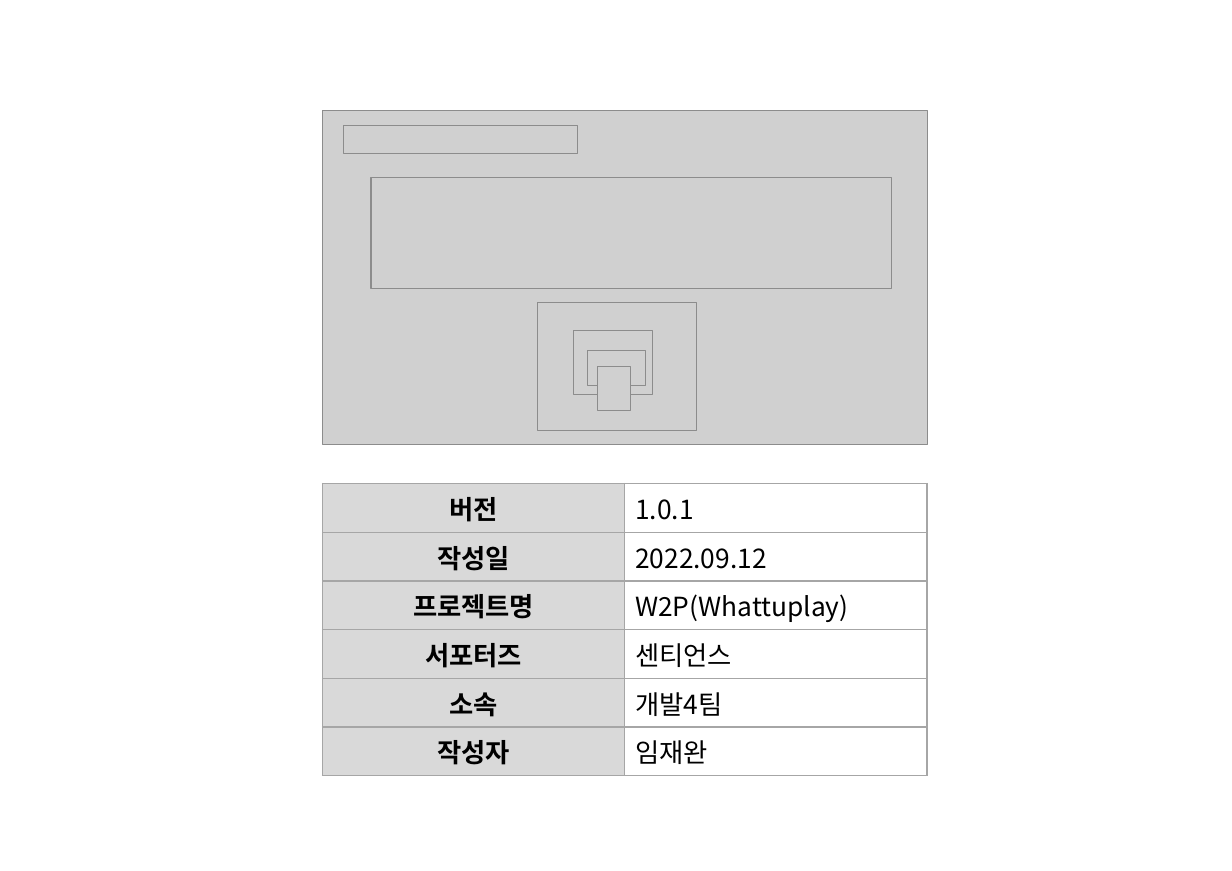
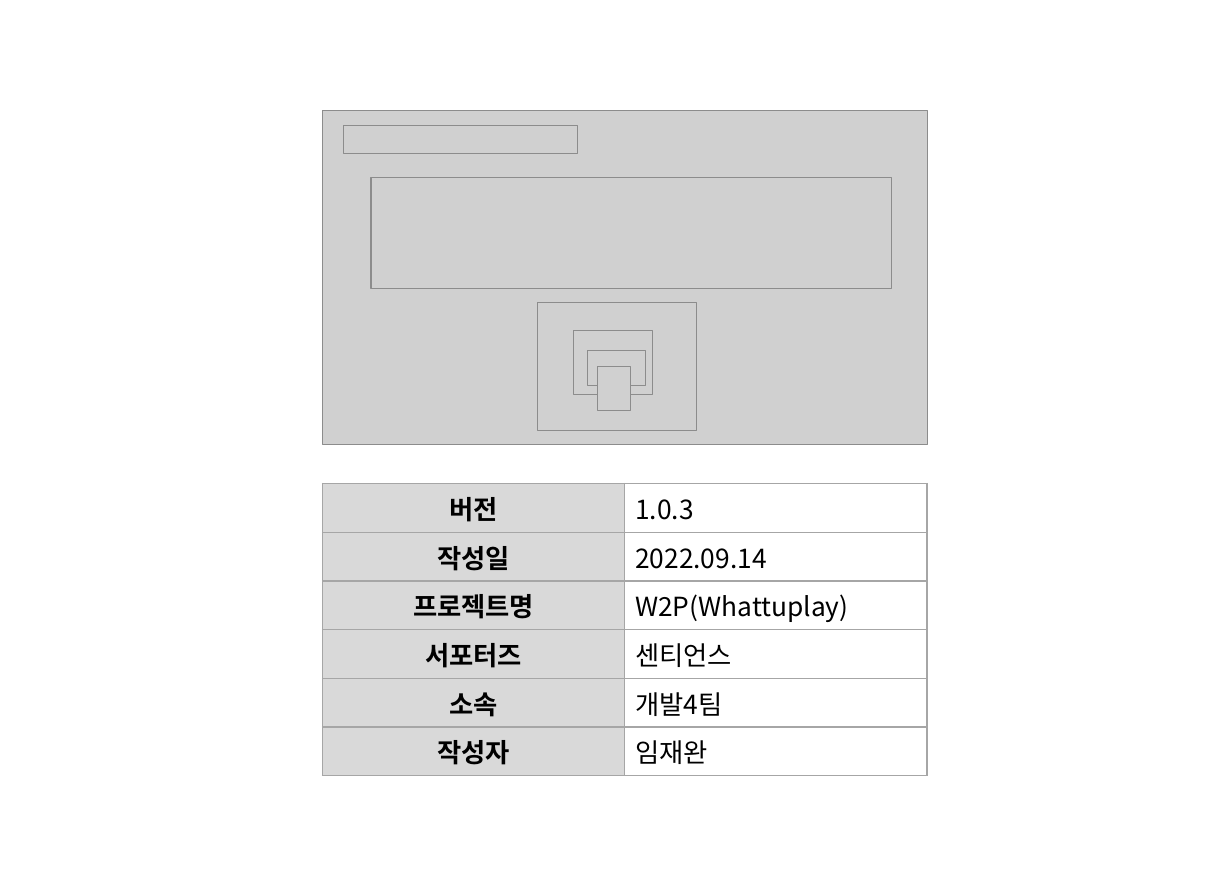
Before and after one commit to JWdori/Solutions_Naver, a slide deck: slide 1 of 개발4팀_기획안.pptx (slide 7 before the commit). Drawn at 1232x871 pixels with LibreOffice and Linux fonts; fonts in the diff are those of the drawing; grey boxes stand for pictures. Boxes give left, top, right and bottom in pixels: in the first picture for what was removed or moved away, otherwise in the second. Text is boxed around its words. In the diff, an @@ line names an element or a change of style, - is before the commit and + after.

```diff
--- a/개발4팀_기획안.pptx
+++ b/개발4팀_기획안.pptx
@@ table at [322,483,927,771] @@
-row 1, column 2: 1.0.1
+row 1, column 2: 1.0.3
-row 2, column 2: 2022.09.12
+row 2, column 2: 2022.09.14
```
Also in this commit, not shown: 6 other slides changed, 8 slides added, 6 slides removed, 2 other files.
